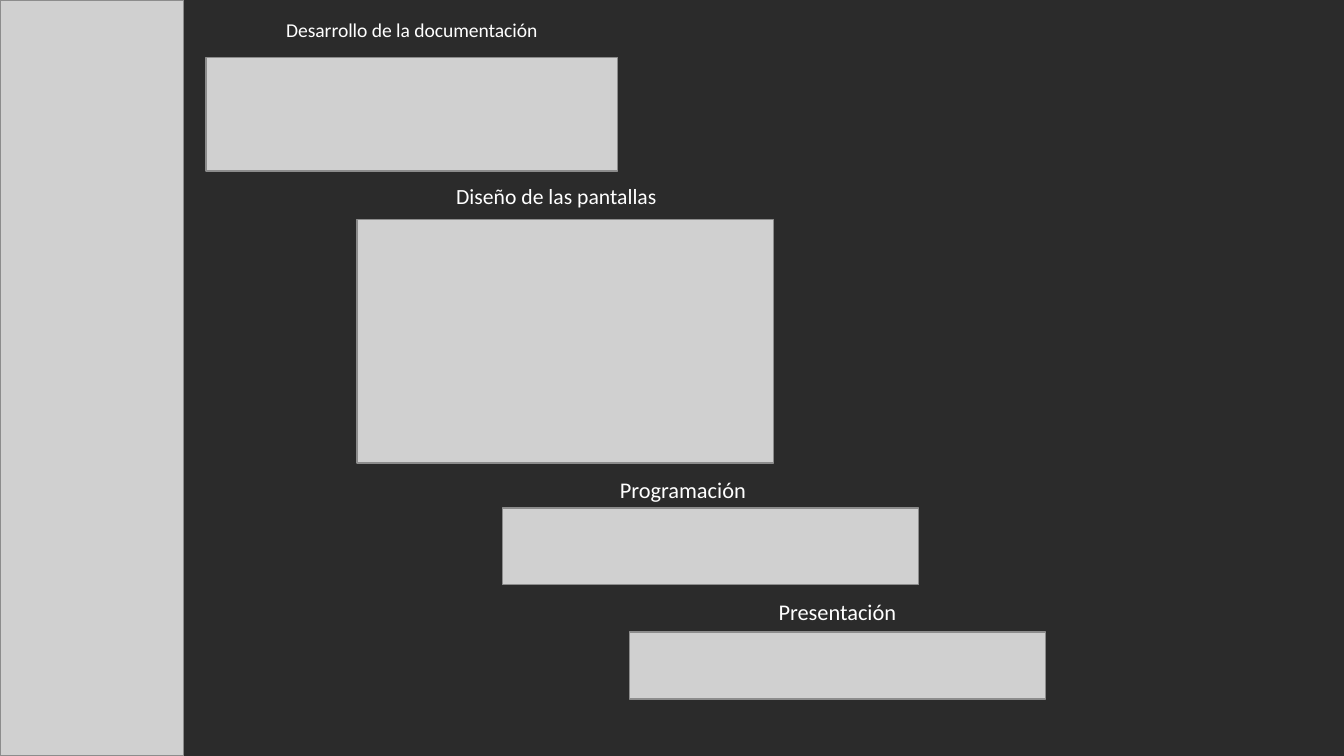
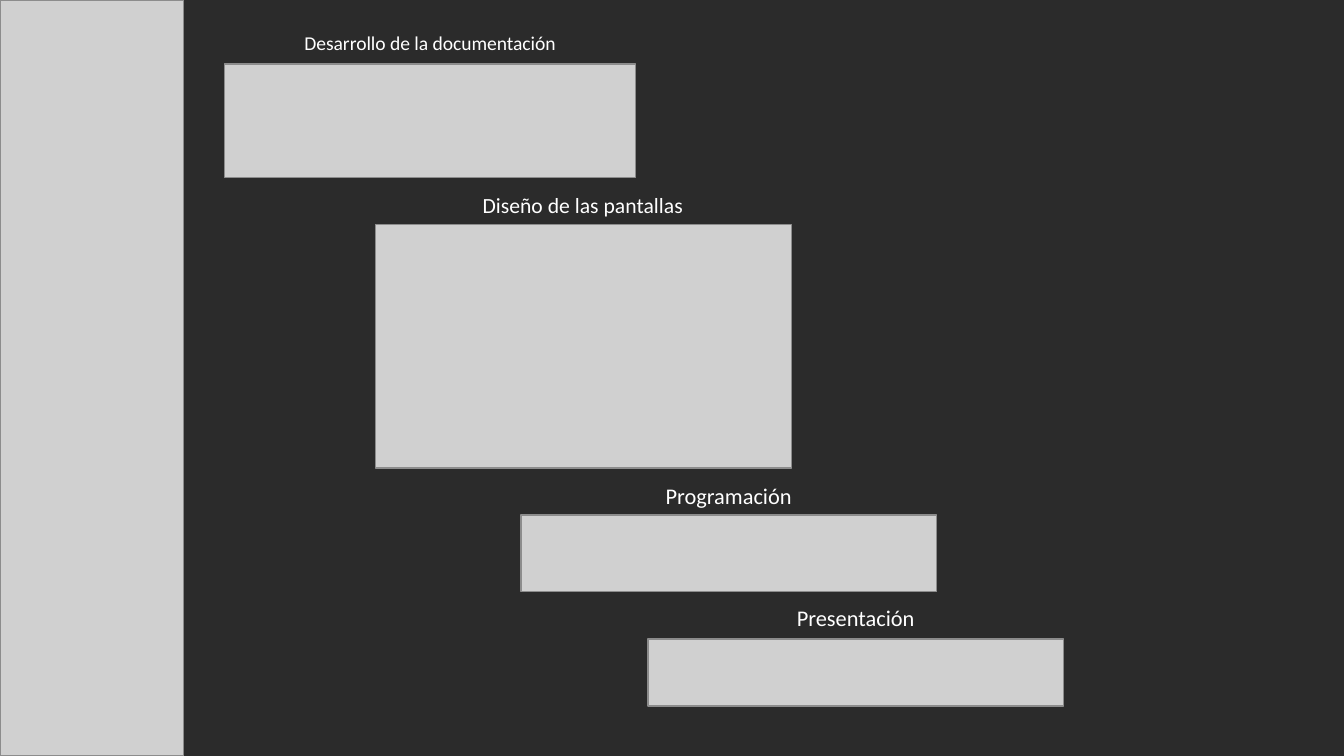
Before and after one commit to Jandycon/PROYECTOAPP, a slide deck: slide 9 of DidaktikApp.pptx. Drawn at 1344x756 pixels with LibreOffice and Linux fonts; fonts in the diff are those of the drawing; grey boxes stand for pictures; background and template pictures are left out; a plain dark background stands for a picture behind light text. Boxes give left, top, right and bottom in pixels: in the first picture for what was removed or moved away, otherwise in the second. Text is boxed around its words. In the diff, an @@ line names an element or a change of style, - is before the commit and + after.

```diff
--- a/DidaktikApp.pptx
+++ b/DidaktikApp.pptx
@@ text "Desarrollo de la documentación": place and size @@
-text "Desarrollo de la documentación" at [286, 23, 537, 37]
+text "Desarrollo de la documentación" at [304, 36, 556, 50]
@@ text "Diseño de las pantallas": place and size @@
-text "Diseño de las pantallas" at [456, 189, 656, 208]
+text "Diseño de las pantallas" at [483, 198, 683, 217]
@@ picture: place and size @@
-picture at [358, 219, 774, 462]
+picture at [375, 224, 792, 468]
@@ text "Programación": place and size @@
-text "Programación" at [620, 482, 746, 502]
+text "Programación" at [666, 488, 792, 508]
@@ 3 pictures: place and size @@
-3 pictures at [206, 58, 1046, 699]
+3 pictures at [224, 65, 1063, 706]
@@ text "Presentación": place and size @@
-text "Presentación" at [779, 604, 897, 620]
+text "Presentación" at [797, 610, 915, 626]
```
Also in this commit, not shown: 15 other slides changed.
